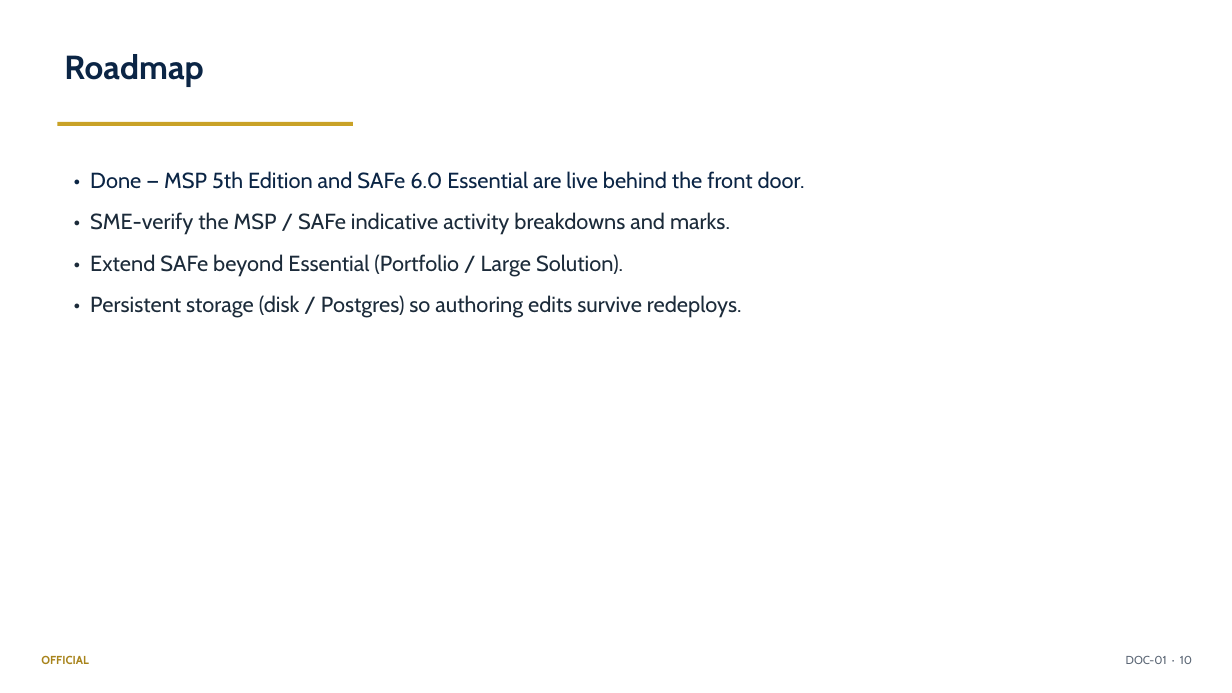
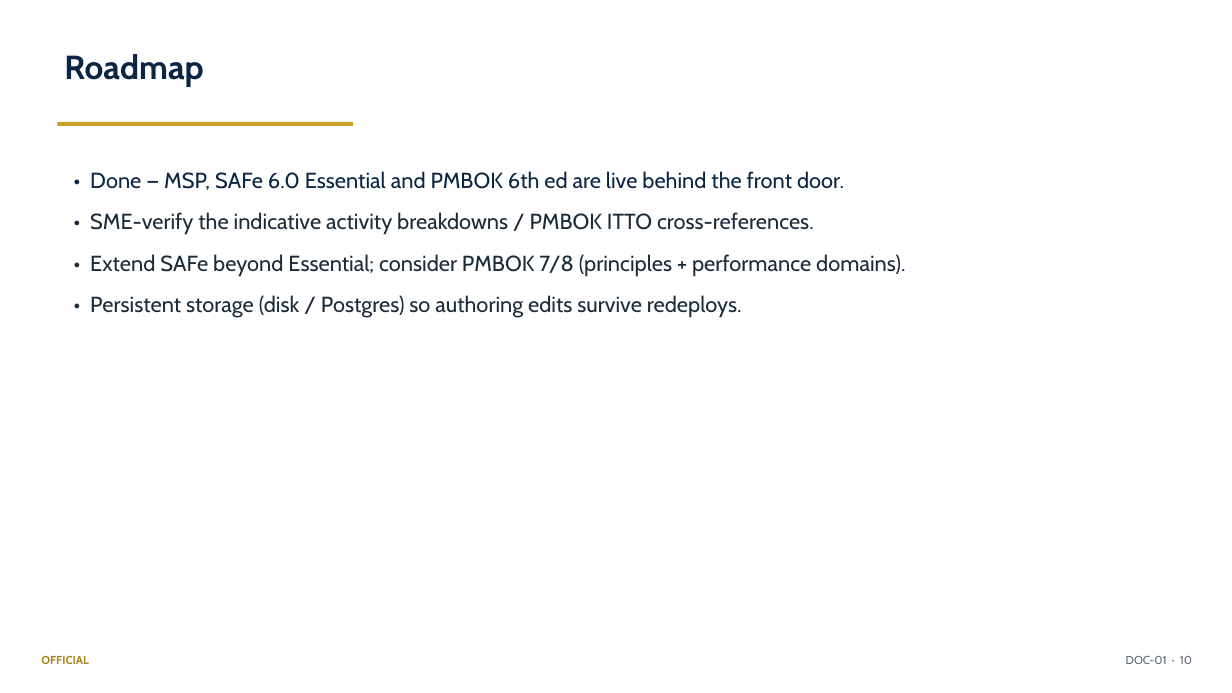
Before and after one commit to DRC63/method-map, a slide deck: slide 10 of docs/01_Architecture_and_Design_Summary.pptx. Drawn at 1232x693 pixels with LibreOffice and Linux fonts; fonts in the diff are those of the drawing. Boxes give left, top, right and bottom in pixels: in the first picture for what was removed or moved away, otherwise in the second. Text is boxed around its words. In the diff, an @@ line names an element or a change of style, - is before the commit and + after.

```diff
--- a/docs/01_Architecture_and_Design_Summary.pptx
+++ b/docs/01_Architecture_and_Design_Summary.pptx
@@ text at [90,171,905,277]: text changed @@
-• Done — MSP 5th Edition and SAFe 6.0 Essential are live behind the front door.
-• SME-verify the MSP / SAFe indicative activity breakdowns and marks.
-• Extend SAFe beyond Essential (Portfolio / Large Solution).
+• Done — MSP, SAFe 6.0 Essential and PMBOK 6th ed are live behind the front door.
+• SME-verify the indicative activity breakdowns / PMBOK ITTO cross-references.
+• Extend SAFe beyond Essential; consider PMBOK 7/8 (principles + performance domains).
```
Also in this commit, not shown: 1 other slide changed, 11 other files.
